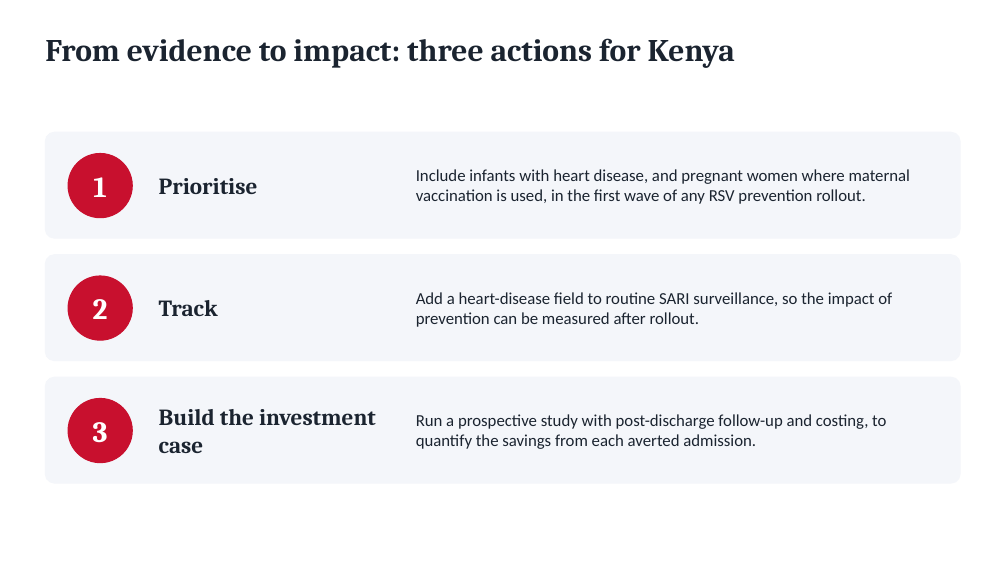
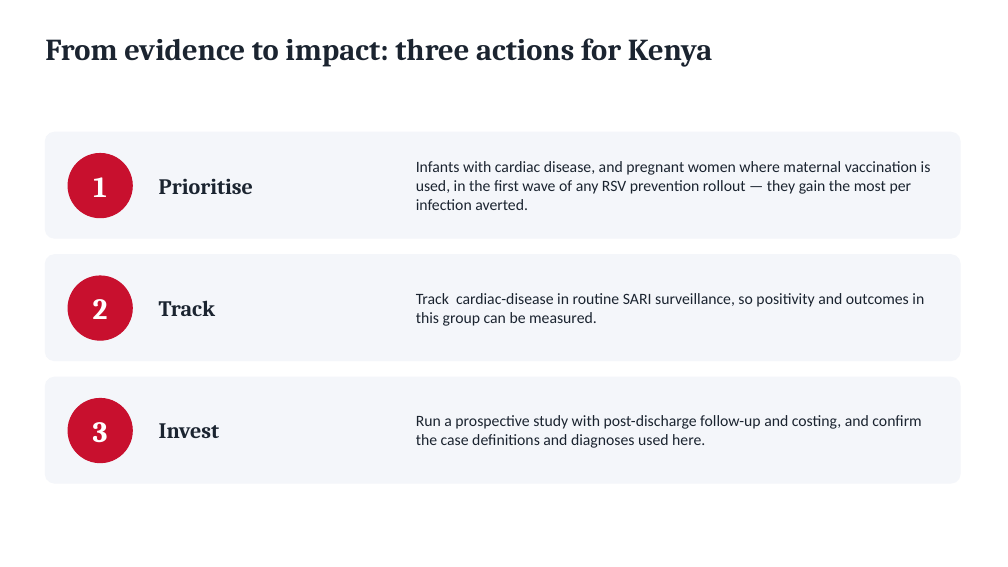
Before and after one commit to Fludevs-hub/RSV-Cardiac-Analysis, a slide deck: slide 10 of Abstract write up/RSV_Hearts_at_Risk.pptx (slide 9 before the commit). Drawn at 1008x567 pixels with LibreOffice and Linux fonts; fonts in the diff are those of the drawing. Boxes give left, top, right and bottom in pixels: in the first picture for what was removed or moved away, otherwise in the second. Text is boxed around its words. In the diff, an @@ line names an element or a change of style, - is before the commit and + after.

```diff
--- a/Abstract write up/RSV_Hearts_at_Risk.pptx
+++ b/Abstract write up/RSV_Hearts_at_Risk.pptx
@@ text "From evidence to impact: three ..." at bbox=[45, 38, 713, 67]: size 30 to 29 pt @@
@@ text "Prioritise" at bbox=[159, 178, 253, 194]: size 22 to 21 pt @@
@@ text at bbox=[416, 161, 931, 210]: text changed; size 16 to 15 pt @@
-Include infants with heart disease, and pregnant women where maternal vaccination is used, in the first wave of any RSV prevention rollout.
+Infants with cardiac disease, and pregnant women where maternal vaccination is used, in the first wave of any RSV prevention rollout — they gain the most per infection averted.
@@ text "Track" at bbox=[159, 300, 215, 316]: size 22 to 21 pt @@
@@ text at bbox=[416, 293, 924, 326]: text changed; size 16 to 15 pt @@
-Add a heart-disease field to routine SARI surveillance, so the impact of prevention can be measured after rollout.
+Track cardiac-disease in routine SARI surveillance, so positivity and outcomes in this group can be measured.
@@ text at bbox=[416, 415, 921, 448]: text changed; size 16 to 15 pt @@
-Run a prospective study with post-discharge follow-up and costing, to quantify the savings from each averted admission.
+Run a prospective study with post-discharge follow-up and costing, and confirm the case definitions and diagnoses used here.
@@ text at bbox=[159, 423, 219, 438]: text changed; size 22 to 21 pt @@
-Build the investment case
+Invest
```
Also in this commit, not shown: 5 other slides changed, 6 slides added, 5 slides removed, 4 other files.
